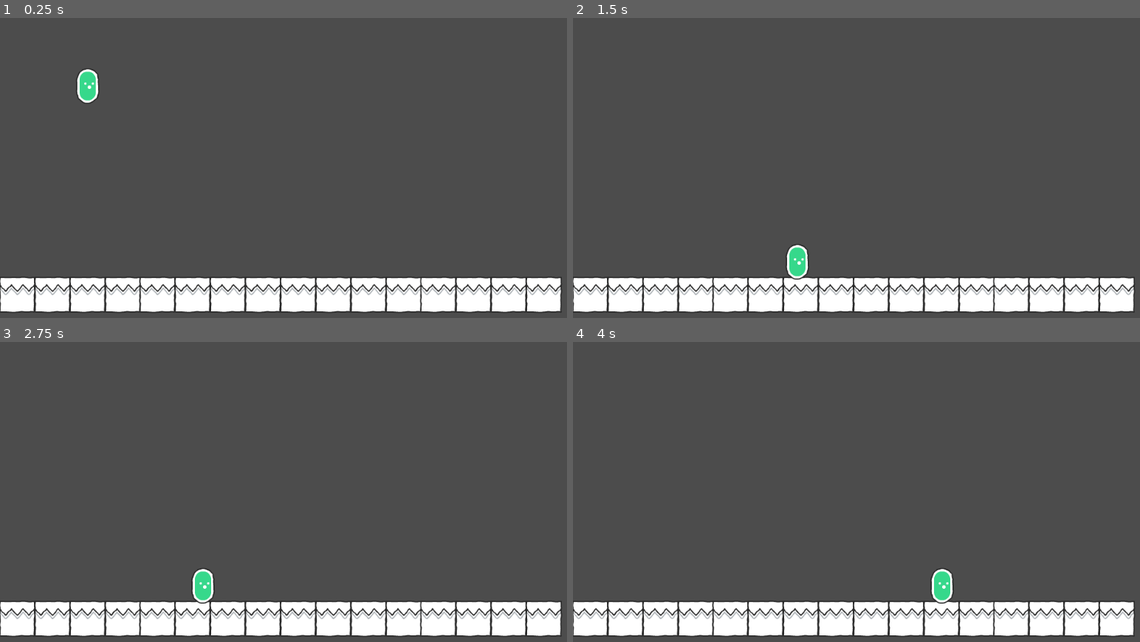
Above: before the commit, frames 1-4 (two rows, left to right).
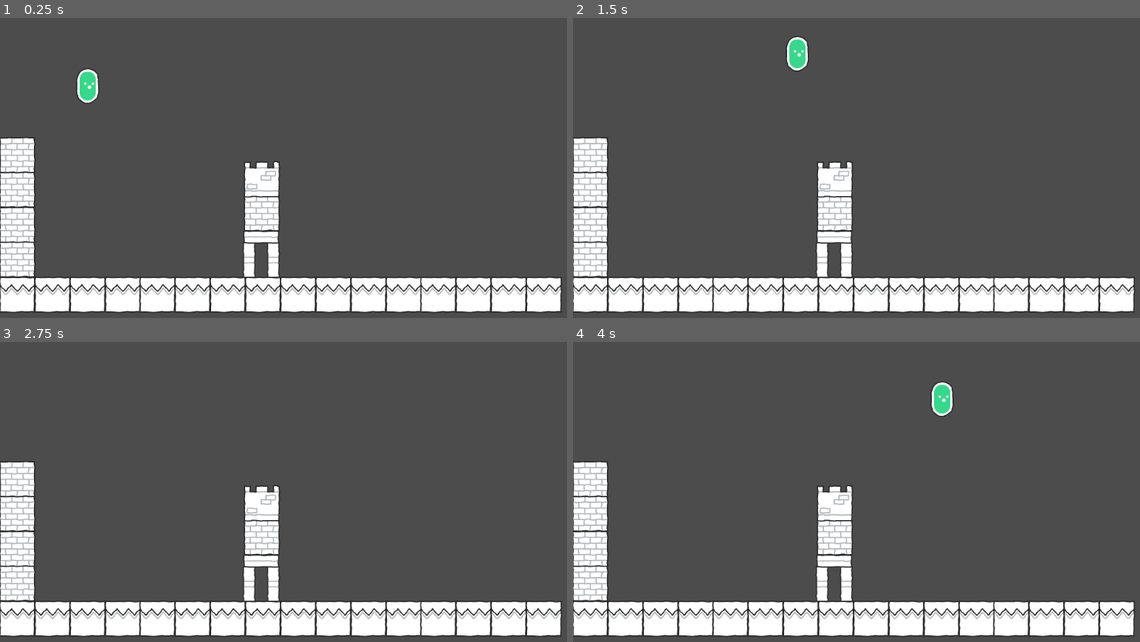
Above: after the commit, the same moments.

Repository: CASclark/godot_mpshooter
Game: Godot game, scene res://World.tscn
Two runs of this game, one before a commit and one after it. Both use one fixed random seed, a clock stepped at 60 frames per second and the inputs below.
Inputs:
- Up to frame 1 (0.25 s): no input
- Up to frame 2 (1.5 s): hold W (jetpack) 0.53-1.28 s; hold Right (ui_right) from 0.53 s (still down); tap Space (jump) at 0.77, 0.8, 1.07, 1.35 s
- Up to frame 3 (2.75 s): tap Space (jump) at 1.52, 1.82, 2.3 s; tap W (jetpack) at 1.55 s; release Right (ui_right) at 2.03 s; hold Left (ui_left) from 2.03 s (still down); hold W (jetpack) from 2.03 s (still down)
- Up to frame 4 (4 s): release Left (ui_left) at 2.78 s; release W (jetpack) at 2.78 s; hold Right (ui_right) from 2.78 s (still down); tap W (jetpack) at 2.85 s; tap Space (jump) at 3.02, 3.32 s; hold Space (jump) from 3.53 s (still down)

The runs differ from the first frame. In frame 1, 4.8% of the frame differs, in the area x 0-50%, y 39-87%; in frame 2, 5.6%; in frame 3, 5.2%; in frame 4, 5.6%, in the area x 0-68%, y 13-88%.

Commit message:
Added jump, jetpack, and jetpack gas

Diff:
--- a/godot_mpshooter/Scripts/Player.gd
+++ b/godot_mpshooter/Scripts/Player.gd
@@ -1,9 +1,12 @@
 extends KinematicBody2D
+
+const UP = Vector2(0,-1) # This allows us to discover the floor
 
 var movement = Vector2()
 export var speed = 250
 export var jumpPower = -400
-export var jetpackPower = 200
+export var jetpackPower = -150
+var jetpackJuice = 100   #gas for the jetpack
 
 func _physics_process(delta):
 	movement.y += 10
@@ -15,4 +18,18 @@
 	else:
 		movement.x = 0
 
-	move_and_slide(movement)
+
+	if Input.is_action_pressed("jetpack"):
+		if jetpackJuice > 0:	#whilst there is gas in the jetpack
+			movement.y = jetpackPower
+			jetpackJuice -= 1
+
+	elif jetpackJuice < 100: #when you take off the button will add up until gets to 100
+			jetpackJuice += 2
+
+	if is_on_floor():
+		if Input.is_action_pressed("jump"):
+			movement.y = jumpPower
+
+
+	move_and_slide(movement, UP)
--- /dev/null
+++ b/godot_mpshooter/World Tiles/CastleTop.tscn
@@ -0,0 +1,16 @@
+[gd_scene load_steps=3 format=2]
+
+[ext_resource path="res://Art/tile_castle.png" type="Texture" id=1]
+
+[sub_resource type="RectangleShape2D" id=1]
+extents = Vector2( 29.3622, 6 )
+
+[node name="CastleTop" type="StaticBody2D"]
+z_index = 4
+
+[node name="Sprite" type="Sprite" parent="."]
+texture = ExtResource( 1 )
+
+[node name="CollisionShape2D" type="CollisionShape2D" parent="."]
+position = Vector2( -0.513342, 23.0267 )
+shape = SubResource( 1 )
--- a/godot_mpshooter/World Tiles/Door.tscn
+++ b/godot_mpshooter/World Tiles/Door.tscn
@@ -4,7 +4,7 @@
 [ext_resource path="res://Art/tile_bridge.png" type="Texture" id=2]
 
 [sub_resource type="RectangleShape2D" id=1]
-extents = Vector2( 28, 10 )
+extents = Vector2( 24.2682, 10 )
 
 [node name="Door" type="StaticBody2D"]
 
@@ -19,8 +19,9 @@
 
 [node name="Sprite3" type="Sprite" parent="."]
 position = Vector2( -5, -25 )
+z_index = 3
 texture = ExtResource( 2 )
 
 [node name="CollisionShape2D" type="CollisionShape2D" parent="."]
-position = Vector2( -7, -46 )
+position = Vector2( -4.94663, -46 )
 shape = SubResource( 1 )
--- a/godot_mpshooter/World.tscn
+++ b/godot_mpshooter/World.tscn
@@ -1,57 +1,104 @@
-[gd_scene load_steps=3 format=2]
+[gd_scene load_steps=6 format=2]
 
 [ext_resource path="res://Player.tscn" type="PackedScene" id=1]
 [ext_resource path="res://World Tiles/Grass.tscn" type="PackedScene" id=2]
+[ext_resource path="res://World Tiles/Door.tscn" type="PackedScene" id=3]
+[ext_resource path="res://World Tiles/Brick.tscn" type="PackedScene" id=4]
+[ext_resource path="res://World Tiles/CastleTop.tscn" type="PackedScene" id=5]
 
 [node name="World" type="Node2D"]
 
 [node name="Player" parent="." instance=ExtResource( 1 )]
 position = Vector2( 152, 99 )
 
-[node name="Grass" parent="." instance=ExtResource( 2 )]
+[node name="WorldParts" type="Node2D" parent="."]
+
+[node name="Grass" parent="WorldParts" instance=ExtResource( 2 )]
 position = Vector2( 30, 480 )
 
-[node name="Grass2" parent="Grass" instance=ExtResource( 2 )]
+[node name="Grass2" parent="WorldParts/Grass" instance=ExtResource( 2 )]
 position = Vector2( 61, 0 )
 
-[node name="Grass4" parent="Grass" instance=ExtResource( 2 )]
+[node name="Grass4" parent="WorldParts/Grass" instance=ExtResource( 2 )]
 position = Vector2( 122, 0 )
 
-[node name="Grass3" parent="Grass" instance=ExtResource( 2 )]
+[node name="Grass3" parent="WorldParts/Grass" instance=ExtResource( 2 )]
 position = Vector2( 183, 0 )
 
-[node name="Grass8" parent="Grass" instance=ExtResource( 2 )]
+[node name="Grass8" parent="WorldParts/Grass" instance=ExtResource( 2 )]
 position = Vector2( 243, 0 )
 
-[node name="Grass7" parent="Grass" instance=ExtResource( 2 )]
+[node name="Grass7" parent="WorldParts/Grass" instance=ExtResource( 2 )]
 position = Vector2( 304, 0 )
 
-[node name="Grass6" parent="Grass" instance=ExtResource( 2 )]
+[node name="Grass6" parent="WorldParts/Grass" instance=ExtResource( 2 )]
 position = Vector2( 365, 0 )
 
-[node name="Grass5" parent="Grass" instance=ExtResource( 2 )]
+[node name="Grass5" parent="WorldParts/Grass" instance=ExtResource( 2 )]
 position = Vector2( 426, 0 )
 
-[node name="Grass16" parent="Grass" instance=ExtResource( 2 )]
+[node name="Grass16" parent="WorldParts/Grass" instance=ExtResource( 2 )]
 position = Vector2( 487, 0 )
 
-[node name="Grass15" parent="Grass" instance=ExtResource( 2 )]
+[node name="Grass15" parent="WorldParts/Grass" instance=ExtResource( 2 )]
 position = Vector2( 548, 0 )
 
-[node name="Grass14" parent="Grass" instance=ExtResource( 2 )]
+[node name="Grass14" parent="WorldParts/Grass" instance=ExtResource( 2 )]
 position = Vector2( 609, 0 )
 
-[node name="Grass13" parent="Grass" instance=ExtResource( 2 )]
+[node name="Grass13" parent="WorldParts/Grass" instance=ExtResource( 2 )]
 position = Vector2( 670, 0 )
 
-[node name="Grass12" parent="Grass" instance=ExtResource( 2 )]
+[node name="Grass12" parent="WorldParts/Grass" instance=ExtResource( 2 )]
 position = Vector2( 730, 0 )
 
-[node name="Grass11" parent="Grass" instance=ExtResource( 2 )]
+[node name="Grass11" parent="WorldParts/Grass" instance=ExtResource( 2 )]
 position = Vector2( 791, 0 )
 
-[node name="Grass10" parent="Grass" instance=ExtResource( 2 )]
+[node name="Grass10" parent="WorldParts/Grass" instance=ExtResource( 2 )]
 position = Vector2( 852, 0 )
 
-[node name="Grass9" parent="Grass" instance=ExtResource( 2 )]
+[node name="Grass9" parent="WorldParts/Grass" instance=ExtResource( 2 )]
 position = Vector2( 913, 0 )
+
+[node name="Door" parent="WorldParts" instance=ExtResource( 3 )]
+position = Vector2( 458, 425 )
+
+[node name="Brick" parent="WorldParts" instance=ExtResource( 4 )]
+position = Vector2( 30, 419 )
+
+[node name="Brick2" parent="WorldParts" instance=ExtResource( 4 )]
+position = Vector2( 30, 359 )
+
+[node name="Brick4" parent="WorldParts" instance=ExtResource( 4 )]
+position = Vector2( 30, 298 )
+
+[node name="Brick3" parent="WorldParts" instance=ExtResource( 4 )]
+position = Vector2( 30, 238 )
+
+[node name="Brick5" parent="WorldParts" instance=ExtResource( 4 )]
+position = Vector2( -30, 238 )
+
+[node name="Brick6" parent="WorldParts" instance=ExtResource( 4 )]
+position = Vector2( -90, 238 )
+
+[node name="Brick7" parent="WorldParts" instance=ExtResource( 4 )]
+position = Vector2( -90, 177.706 )
+
+[node name="Brick8" parent="WorldParts" instance=ExtResource( 4 )]
+position = Vector2( -90, 118.92 )
+
+[node name="Brick12" parent="WorldParts" instance=ExtResource( 4 )]
+position = Vector2( 454.15, 338.992 )
+
+[node name="Brick10" parent="WorldParts" instance=ExtResource( 4 )]
+position = Vector2( -90, 58.6266 )
+
+[node name="Brick9" parent="WorldParts" instance=ExtResource( 4 )]
+position = Vector2( -90, -0.159689 )
+
+[node name="Brick11" parent="WorldParts" instance=ExtResource( 4 )]
+position = Vector2( -90, -57.4386 )
+
+[node name="CastleTop" parent="." instance=ExtResource( 5 )]
+position = Vector2( 453.709, 280.365 )
